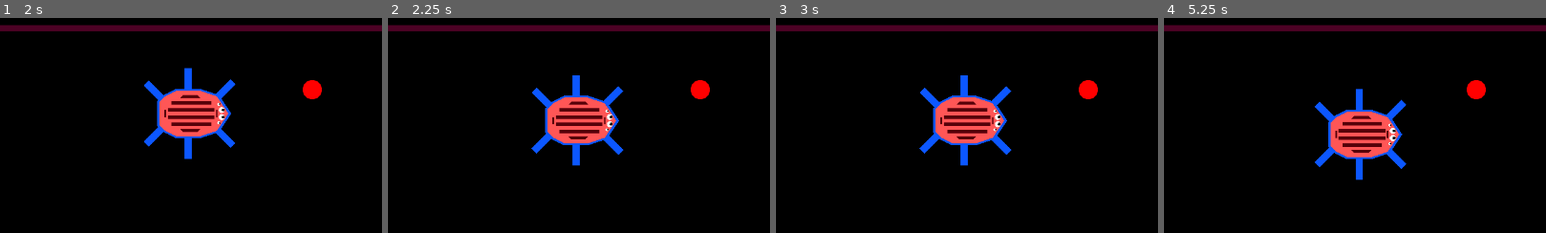
Above: before the commit, frames 1-4 (left to right).
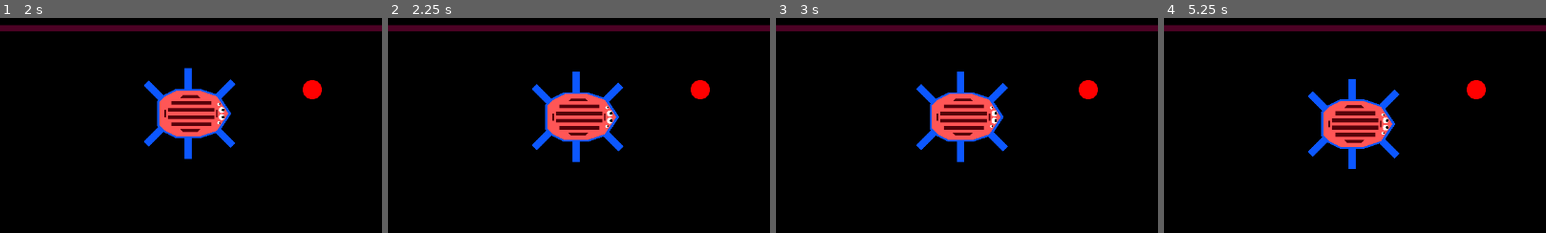
Above: after the commit, the same moments.

Repository: CrazyGG3r/fyp_try2
Game: Godot game, scene res://Scenes/environment.tscn
Two runs of this game, one before a commit and one after it. Both use one fixed random seed, a clock stepped at 60 frames per second and the inputs below. This scene is started directly instead of the project's main scene.
Inputs (mouse positions are % of the whole screen's width and height, from its top left):
- Up to frame 1 (2 s): click "STOP" at 0.5 s; click "Start the environment" at 1.25 s
- Up to frame 2 (2.25 s): tap Enter at 2 s; move the mouse to (72, 45) at 2.02 s; hold D (RIGHT) from 2.03 s (still down); click (72, 45) at 2.17 s
- Up to frame 3 (3 s): tap Space at 2.75 s; move the mouse to (30, 55) at 2.77 s; release D (RIGHT) at 2.78 s; hold S (BACKWARDS) from 2.78 s (still down)
- Up to frame 4 (5.25 s): tap Enter at 3.5, 5 s; move the mouse to (60, 28) at 3.52 s; release S (BACKWARDS) at 3.53 s; hold D (RIGHT) 3.53-4.28 s; tap Space at 4.25 s; move the mouse to (45, 70) at 4.27 s; hold W (FORWARDS) 4.28-5.03 s; click (45, 70) at 4.42 s; move the mouse to (80, 65) at 5.02 s; hold A (LEFT) from 5.03 s (still down)
The pictures show only the part of the screen within x 25-75%, y 24-74%; the shares and areas given below are measured in that part.

Frame 1 is identical in both runs. In frame 2, 3.6% of the frame differs, in the area x 37-62%, y 24-69%; in frame 3, 4.2%; in frame 4, 5.8%, in the area x 37-64%, y 28-76%.

Commit message:
fixed more movements bugs .

Diff:
--- a/Environment/Scripts/Hexapod_1.gd
+++ b/Environment/Scripts/Hexapod_1.gd
@@ -8,28 +8,31 @@
 var fake_delta = null
 func _physics_process(delta):
 	if Input.is_action_just_pressed("BACKWARDS"):
-		movement = Vector2(sin(rotation),cos(rotation)) * SPEED
-		position -= movement * delta
+		movement = Vector2(-sin(rotation),cos(rotation)) * SPEED
+		#position -= movement * delta
 		move_and_collide(movement*delta)
+
 	if Input.is_action_just_pressed("FORWARDS"):
 		movement = Vector2( sin(rotation),-cos(rotation)) * SPEED
-		position += movement * delta
+		#position += movement * delta
 		move_and_collide(movement*delta)
 
 	if Input.is_action_just_pressed("RIGHT"):
 		movement = Vector2( cos(rotation),sin(rotation)) * SPEED
-		position += movement * delta
+		#position += movement * delta
 		move_and_collide(movement*delta)
 
 	if Input.is_action_just_pressed("LEFT"):
 		movement = Vector2( -cos(rotation),sin(rotation)) * SPEED
-		position += movement * delta
+		#position += movement * delta
 		move_and_collide(movement*delta)
 
 	if Input.is_action_just_pressed("RIGHT_ROTATE"):
 		rotation += angular_speed
+		#move_and_collide(movement*fake_delta)
 	if Input.is_action_just_pressed("LEFT_ROTATE"):
 		rotation -= angular_speed
+		#move_and_collide(movement*fake_delta)
 
 	fake_delta = delta
 
@@ -38,26 +41,26 @@
 func _on_environment_handel_action(action_str):
 	if action_str == "FK":
 		movement = Vector2( sin(rotation),-cos(rotation)) * SPEED
-		position += movement * fake_delta
+		#position += movement * fake_delta
 		move_and_collide(movement*fake_delta)
 	if action_str == "BK":
 		movement = Vector2(sin(rotation),cos(rotation)) * SPEED
-		position -= movement * fake_delta
+		#position -= movement * fake_delta
 		move_and_collide(movement*fake_delta)
 	if action_str == "RT":
 		movement = Vector2( cos(rotation),sin(rotation)) * SPEED
-		position += movement * fake_delta
+		#position += movement * fake_delta
 		move_and_collide(movement*fake_delta)
 	if action_str == "LT":
 		movement = Vector2( -cos(rotation),sin(rotation)) * SPEED
-		position += movement * fake_delta
+		#position += movement * fake_delta
 		move_and_collide(movement*fake_delta)
 	if action_str == "R2":
 		rotation += angular_speed
-		move_and_collide(movement*fake_delta)
+		#move_and_collide(movement*fake_delta)
 	if action_str == "L2":
 		rotation -= angular_speed
-		move_and_collide(movement*fake_delta)
+		#move_and_collide(movement*fake_delta)
 
 
 	print(action_str)
